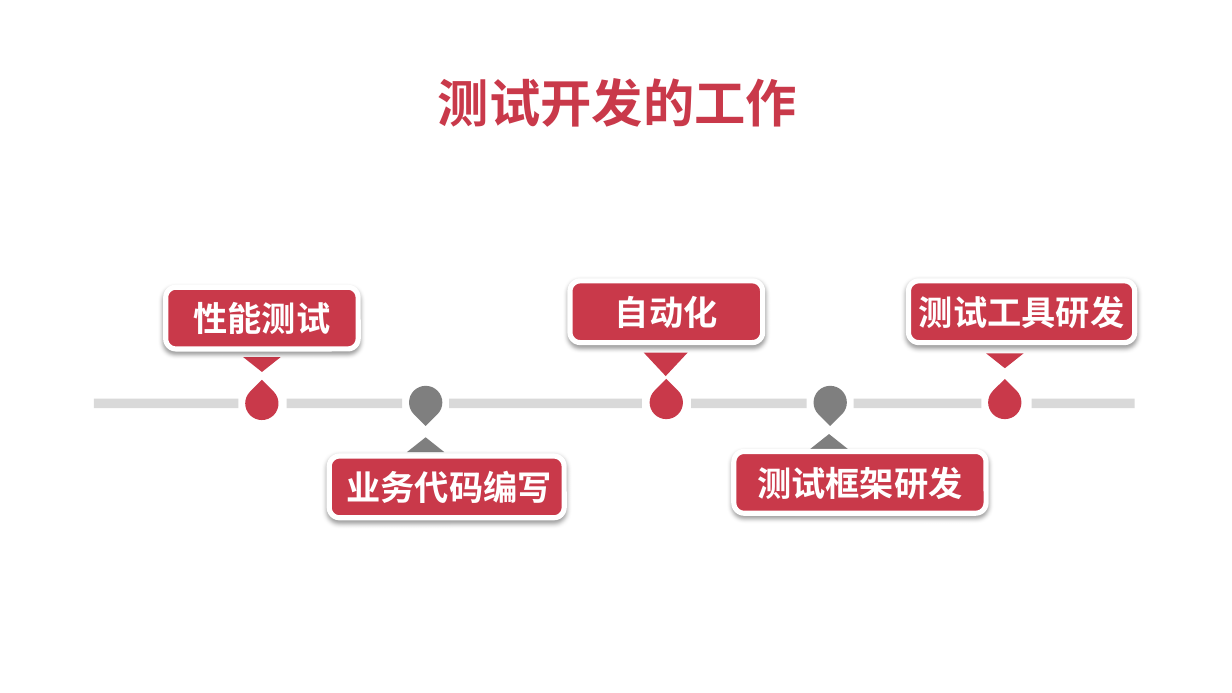
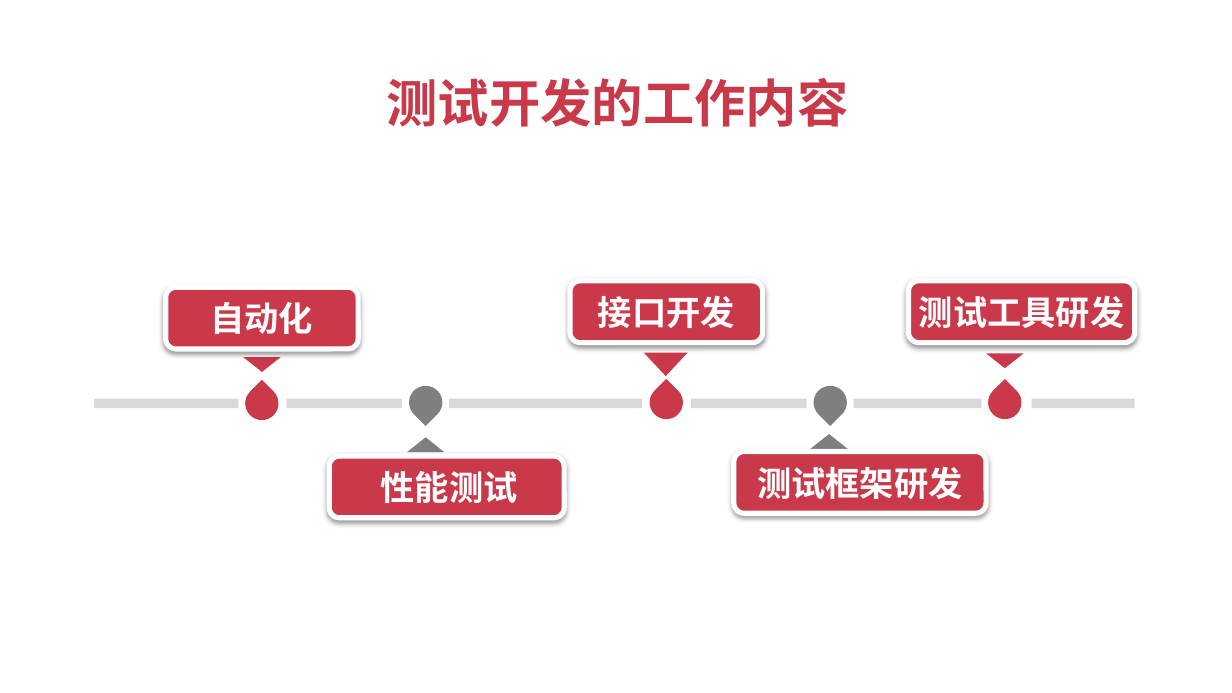
Before and after one commit to fengzhou/Nahsor, a slide deck: slide 5 of docs/测试开发实战课程演练V1.2.pptx (slide 15 before the commit). Drawn at 1232x693 pixels with LibreOffice and Linux fonts; fonts in the diff are those of the drawing. Boxes give left, top, right and bottom in pixels: in the first picture for what was removed or moved away, otherwise in the second. Text is boxed around its words. In the diff, an @@ line names an element or a change of style, - is before the commit and + after.

```diff
--- a/docs/测试开发实战课程演练V1.2.pptx
+++ b/docs/测试开发实战课程演练V1.2.pptx
@@ text at [386,78,848,127]: text changed @@
-测试开发的工作
+测试开发的工作内容
@@ text "自动化": place and size @@
-text "自动化" at [615,296,718,328]
+text "自动化" at [210,302,313,334]
@@ text added at [598,295,735,328], 20 pt, text #FFFFFF, bold @@
+接口开发
@@ text "性能测试": place and size @@
-text "性能测试" at [193,302,330,334]
+text "性能测试" at [381,471,518,503]
@@ text removed at [346,471,552,503] @@
-业务代码编写
```
Also in this commit, not shown: 4 other slides changed, 4 slides added, 8 slides removed, 2 other files.
